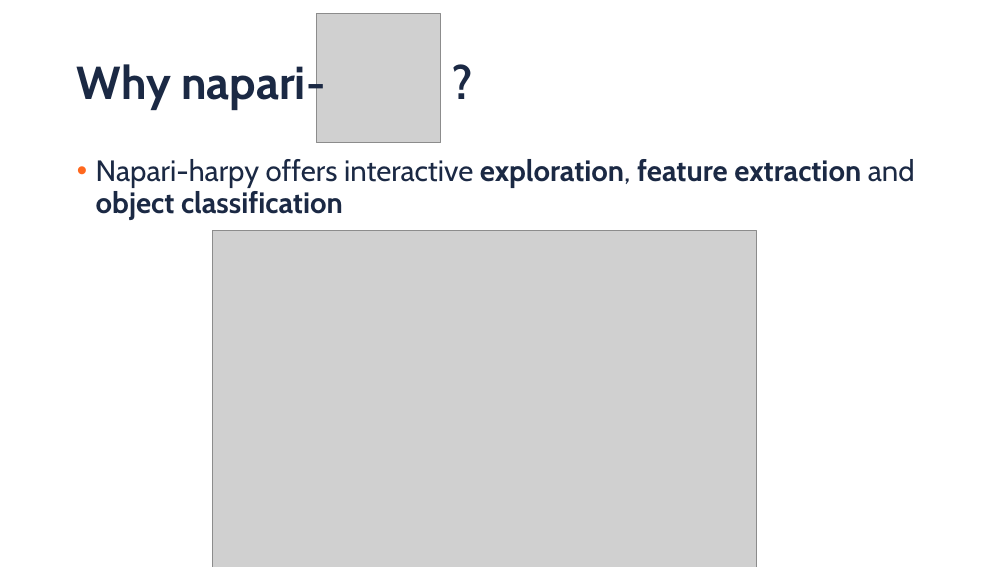
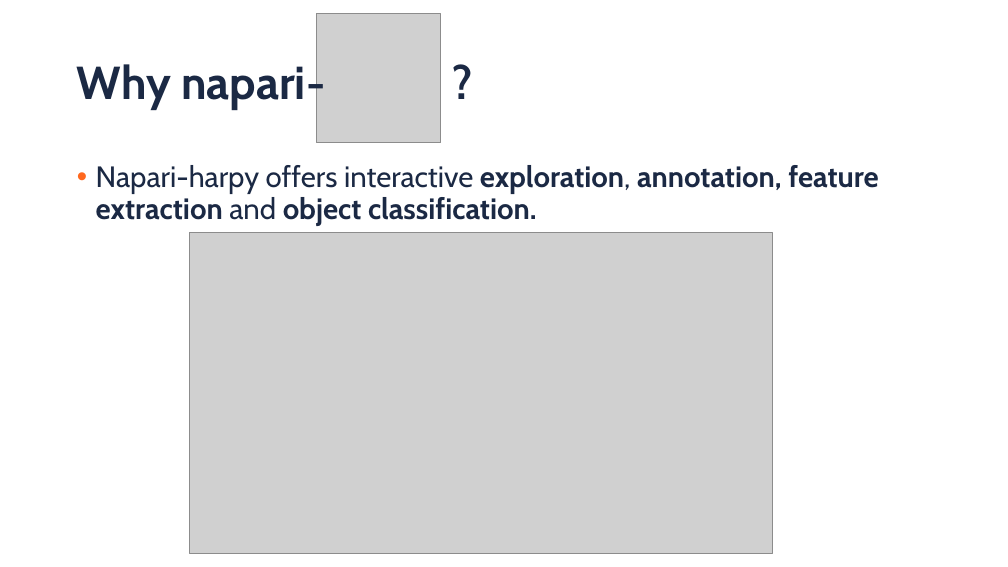
Before and after one commit to vibspatial/targeted_transcriptomics_training, a slide deck: slide 9 of presentations/Introduction.pptx (slide 11 before the commit). Drawn at 1008x567 pixels with LibreOffice and Linux fonts; fonts in the diff are those of the drawing; grey boxes stand for pictures; background and template pictures are left out. Boxes give left, top, right and bottom in pixels: in the first picture for what was removed or moved away, otherwise in the second. Text is boxed around its words. In the diff, an @@ line names an element or a change of style, - is before the commit and + after.

```diff
--- a/presentations/Introduction.pptx
+++ b/presentations/Introduction.pptx
@@ text at [96,165,879,226]: text changed @@
-• Napari-harpy offers interactive exploration, feature extraction and object classification
+• Napari-harpy offers interactive exploration, annotation, feature extraction and object classification.
@@ picture: place and size @@
-picture at [212,230,757,567]
+picture at [190,232,773,553]
```
Also in this commit, not shown: 3 other slides changed, 2 slides removed, 1 other file.
